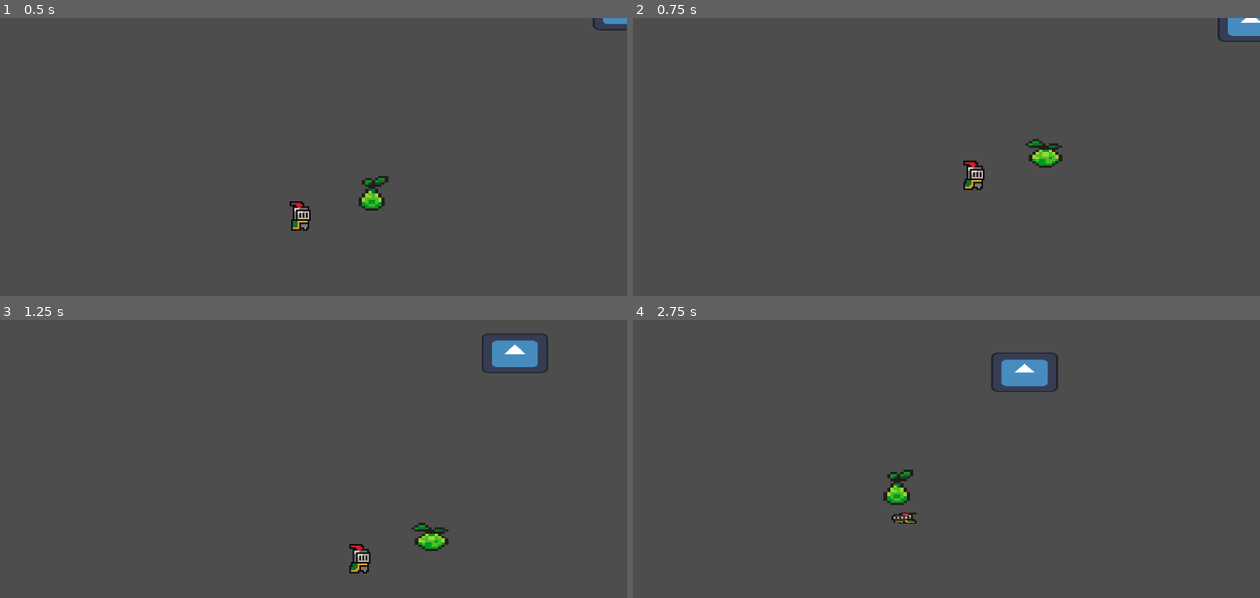
Above: before the commit, frames 1-4 (two rows, left to right).
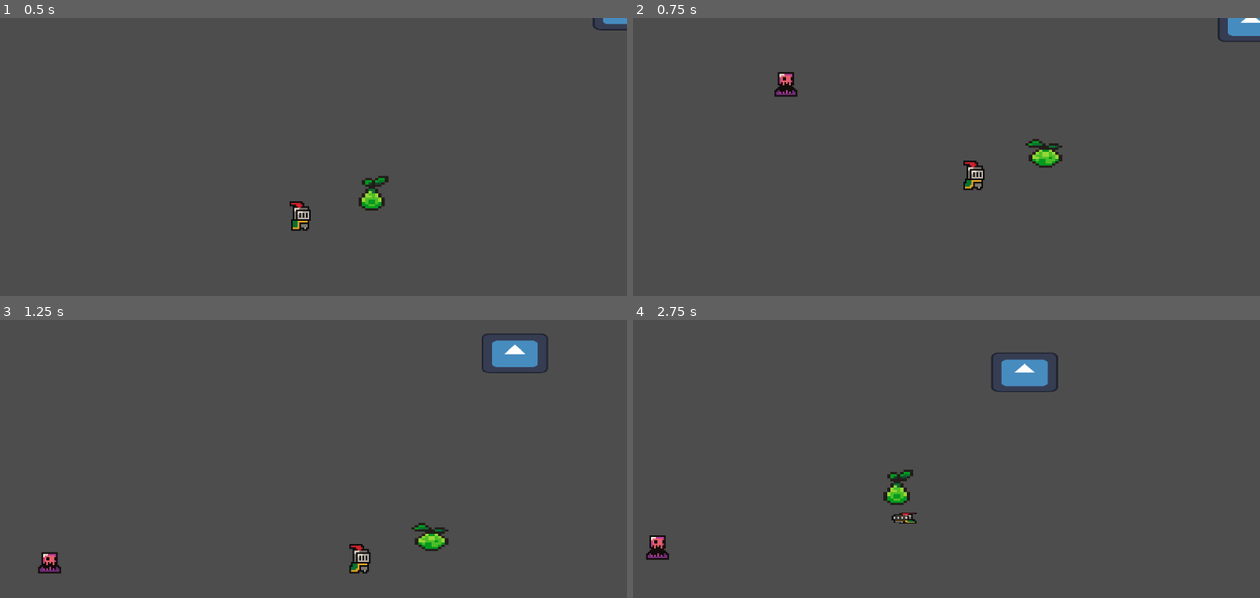
Above: after the commit, the same moments.

Repository: Luna264/candy-strike
Game: Godot game, scene res://levels/level_1.tscn
The game is run twice, just before and just after one commit, with the same random seed, the same clock (stepped at 60 frames per second) and the same inputs. The engine's default icon, where the game draws it, is replaced by a stand-in: a white triangle on a blue panel in a dark square.
Inputs (mouse positions are in pixels of both pictures, inside the frame that each line leads up to):
- Up to frame 1 (0.5 s): no input
- Up to frame 2 (0.75 s): tap Enter at 0.5 s; move the mouse to (1084, 176) at 0.52 s; hold D (right) from 0.53 s (still down); tap Space (jump) at 0.6 s
- Up to frame 3 (1.25 s): keep holding D (right); tap Space (jump) at 0.77, 1.07 s
- Up to frame 4 (2.75 s): move the mouse to (821, 514) at 1.27 s; click (821, 514) at 1.35 s; tap Space (jump) at 1.52, 1.55, 1.82, 2.3 s; move the mouse to (1009, 417) at 2.02 s; release D (right) at 2.03 s; hold A (left) from 2.03 s (still down); tap R (c_attack) at 2.1 s

Frame 1 is identical in both runs. In frame 2, 0.3% of the frame differs, in the area x 22-27%, y 19-29%; in frame 3, 0.2%; in frame 4, 0.3%.

Commit message:
wave spawner
spawns enemies on a wave system, and stops if total deaths exceeds a certain number

Diff:
--- a/levels/level_1.tscn
+++ b/levels/level_1.tscn
@@ -1,9 +1,11 @@
-[gd_scene load_steps=6 format=3 uid="uid://wpb33gohd6n1"]
+[gd_scene load_steps=8 format=3 uid="uid://wpb33gohd6n1"]
 
 [ext_resource type="PackedScene" uid="uid://dr2muauq4tijd" path="res://scenes/player.tscn" id="1_btoec"]
 [ext_resource type="PackedScene" uid="uid://djeboigret4lq" path="res://scenes/candycane.tscn" id="2_gwceb"]
 [ext_resource type="PackedScene" uid="uid://cnwbmgldjbxaf" path="res://scenes/boundaryTemp.tscn" id="3_l53as"]
+[ext_resource type="Script" uid="uid://3plydfi27bmp" path="res://scripts/spawn_holder_slime.gd" id="5_n46q3"]
 [ext_resource type="Script" uid="uid://dy5gn03cyk8v7" path="res://scripts/camera_2d.gd" id="6_5ot28"]
+[ext_resource type="Script" uid="uid://b23w3mfh8ex6c" path="res://scripts/level_manager.gd" id="6_btoec"]
 
 [sub_resource type="WorldBoundaryShape2D" id="WorldBoundaryShape2D_uwrxv"]
 
@@ -39,5 +41,33 @@
 script = ExtResource("6_5ot28")
 follow_node = NodePath("../player")
 
+[node name="SpawnHolderSLIME" type="Node2D" parent="."]
+position = Vector2(0, 2)
+script = ExtResource("5_n46q3")
+
+[node name="Spawner" type="Node2D" parent="SpawnHolderSLIME" groups=["SLIMEspawners"]]
+position = Vector2(109, 121)
+
+[node name="Spawner2" type="Node2D" parent="SpawnHolderSLIME" groups=["SLIMEspawners"]]
+position = Vector2(-248, 6)
+
+[node name="Spawner3" type="Node2D" parent="SpawnHolderSLIME" groups=["SLIMEspawners"]]
+position = Vector2(-26, 78)
+
+[node name="WaveTimer" type="Timer" parent="."]
+unique_name_in_owner = true
+wait_time = 0.6
+one_shot = true
+autostart = true
+
+[node name="LevelManager" type="Node2D" parent="." groups=["level_manager"]]
+script = ExtResource("6_btoec")
+
+[node name="Check" type="Timer" parent="LevelManager"]
+wait_time = 0.5
+autostart = true
+
 [connection signal="shakescreenplayer" from="player" to="Camera2D" method="_on_player_shakescreenplayer"]
 [connection signal="body_entered" from="player/candycane" to="player/candycane" method="attack_enemies"]
+[connection signal="timeout" from="WaveTimer" to="SpawnHolderSLIME" method="_on_wave_timer_timeout"]
+[connection signal="timeout" from="LevelManager/Check" to="LevelManager" method="_on_check_timeout"]
--- a/project.godot
+++ b/project.godot
@@ -26,6 +26,8 @@
 base_animation_player=""
 whip_animation_player=""
 detection=""
+SLIMEspawners=""
+level_manager=""
 
 [input]
 
--- a/scenes/enemys/bullet.tscn
+++ b/scenes/enemys/bullet.tscn
@@ -12,15 +12,15 @@
 [node name="bullet" type="CharacterBody2D" groups=["enemy"]]
 script = ExtResource("1_y25gk")
 
+[node name="Sprite2D" type="Sprite2D" parent="."]
+scale = Vector2(0.397625, 0.371275)
+texture = ExtResource("1_mkf8s")
+hframes = 12
+
 [node name="hitbox" type="Area2D" parent="."]
 
 [node name="CollisionShape2D" type="CollisionShape2D" parent="hitbox"]
 shape = SubResource("CircleShape2D_l5glv")
-
-[node name="Sprite2D" type="Sprite2D" parent="."]
-scale = Vector2(0.397625, 0.371275)
-texture = ExtResource("1_mkf8s")
-hframes = 12
 
 [node name="CollisionShape2D" type="CollisionShape2D" parent="."]
 shape = SubResource("CircleShape2D_y25gk")
--- a/scenes/enemys/chococake.tscn
+++ b/scenes/enemys/chococake.tscn
@@ -330,6 +330,10 @@
 shape = SubResource("CircleShape2D_qqjtv")
 disabled = true
 debug_color = Color(0.788218, 0.339548, 0.681222, 0.42)
+
+[node name="JumpTimer" type="Timer" parent="."]
+wait_time = 1.5
+autostart = true
 
 [connection signal="explode" from="." to="." method="_on_explode"]
 [connection signal="area_entered" from="hitbox" to="." method="_on_hitbox_area_entered"]
@@ -340,3 +344,4 @@
 [connection signal="animation_finished" from="AnimationPlayer" to="." method="_on_animation_player_animation_finished"]
 [connection signal="timeout" from="DamageTimer" to="." method="_on_damage_timer_timeout"]
 [connection signal="timeout" from="AttackTimer" to="." method="_on_attack_timer_timeout"]
+[connection signal="timeout" from="JumpTimer" to="." method="_on_jump_timer_timeout"]
--- /dev/null
+++ b/scenes/enemys/whip.tscn
@@ -0,0 +1,9 @@
+[gd_scene load_steps=3 format=3 uid="uid://dhnv2i7ie5u7b"]
+
+[ext_resource type="PackedScene" uid="uid://dktgcjci3yto6" path="res://scenes/enemys/whipChildren/whip2.tscn" id="1_u0fn8"]
+[ext_resource type="PackedScene" uid="uid://cu1w7icylyldk" path="res://scenes/enemys/whipChildren/base.tscn" id="2_xpmi8"]
+
+[node name="whipMain" instance=ExtResource("1_u0fn8")]
+
+[node name="whipBase" parent="." index="4" instance=ExtResource("2_xpmi8")]
+position = Vector2(0, -1)
--- a/scripts/camera_2d.gd
+++ b/scripts/camera_2d.gd
@@ -15,6 +15,18 @@
 	var slime = $"../slime"
 	if slime:
 		slime.shakescreen.connect(_on_slime_shakescreen)
+
+	var cloud = $"../flyingcloud"
+	if cloud:
+		cloud.shakescreen.connect(_on_cloud_shakescreen)
+
+	var whip = $"../flyingcloud"
+	if whip:
+		whip.shakescreen.connect(_on_whip_shakescreen)
+
+	var choco = $"../chococake"
+	if choco:
+		choco.shakescreen.connect(_on_choco_shakescreen)
 
 func _process(delta : float) -> void:
 	if follow_node:
@@ -44,11 +56,14 @@
 	add_trauma(0.2)
 	shake()
 
-func _on_flyingcloud_shakescreen() -> void:
+func _on_cloud_shakescreen() -> void:
 	add_trauma(0.1)
 	shake()
-
 
 func _on_whip_shakescreen() -> void:
 	add_trauma(0.1)
 	shake()
+
+func _on_choco_shakescreen() -> void:
+	add_trauma(0.1)
+	shake()
--- a/scripts/chococake.gd
+++ b/scripts/chococake.gd
@@ -22,14 +22,17 @@
 var first_stage = false
 var is_exploding = false
 var second_stage = false
+var is_jumping = false
+@onready var jump_timer: Timer = $JumpTimer
 
 func _physics_process(delta: float) -> void:
 	if not is_on_floor():
 		velocity += get_gravity() * delta
 
-	if not is_damaged and not is_exploding:
+	if not is_damaged and not is_exploding and not is_jumping:
 		var direction = (player.global_position - global_position).normalized()
 		velocity.x = speed * direction.x
+	face_player()
 
 	move_and_slide()
 
@@ -73,6 +76,7 @@
 
 	if health <= 0:
 		print("enemy dead")
+		get_tree().call_group("level", "enemy_death")
 		queue_free()
 
 	if detector.player_is == true:
@@ -80,19 +84,20 @@
 		first_stage = true
 
 	elif detector.player_is == false:
-		explode_timer -= delta
+		first_stage = false
+		explode_timer = 0.0
 	else:
 		explode_timer = max(0, explode_timer - delta)
 
 	if first_stage == true and not second_stage and not is_exploding:
 		animation_player.play("blow1")
 
-	if explode_timer > 0.5 and not is_exploding:
+	if explode_timer > 1 and not is_exploding:
 		first_stage = false
 		second_stage = true
 		animation_player.play("blow2")
 
-	if explode_timer > 0.8 and not is_exploding:
+	if explode_timer > 2 and not is_exploding:
 		first_stage = false
 		second_stage = false
 		is_exploding = true
@@ -127,3 +132,11 @@
 	first_stage = false
 	second_stage = false
 	animation_player.play("explode")
+
+func _on_jump_timer_timeout() -> void:
+	var direction = (player.global_position - global_position).normalized()
+	is_jumping = true
+	velocity.y = -350
+	velocity.x += 20 * direction.x
+	jump_timer.start()
+	is_jumping = false
--- a/scripts/enemy.gd
+++ b/scripts/enemy.gd
@@ -31,6 +31,7 @@
 
 	if health <= 0:
 		print("enemy dead")
+		get_tree().call_group("level", "enemy_death")
 		queue_free()
 
 
--- a/scripts/flyingcloud.gd
+++ b/scripts/flyingcloud.gd
@@ -33,6 +33,7 @@
 
 	if health <= 0:
 		print("enemy dead")
+		get_tree().call_group("level", "enemy_death")
 		queue_free()
 
 
--- /dev/null
+++ b/scripts/level_manager.gd
@@ -0,0 +1,10 @@
+extends Node2D
+
+
+@onready var totalDeaths = 0
+@onready var check: Timer = $Check
+
+
+func _on_check_timeout() -> void:
+	if totalDeaths >= 2:
+		print("levelover, from level manager")
--- a/scripts/player.gd
+++ b/scripts/player.gd
@@ -211,7 +211,3 @@
 	is_attacking = false
 	is_damaged = false
 	flash_in_progress = false
-
-
-func _on_shakescreenplayer() -> void:
-	pass # Replace with function body.
--- /dev/null
+++ b/scripts/spawn_holder_slime.gd
@@ -0,0 +1,52 @@
+extends Node2D
+
+
+@onready var current_level = 0
+@onready var max_level = 2
+@onready var level_manager = get_tree().get_first_node_in_group("level_manager")
+@onready var enemy_dict={ #level = key, enemy amount = value
+	1:1,
+	2:2
+}
+@onready var enemy =preload("res://scenes/enemys/slime.tscn")
+@onready var rand = RandomNumberGenerator.new()
+@onready var dead_enemies = 0
+
+@onready var wave_timer = get_node("%WaveTimer")
+#@onready var resets = 0 #if resets is greater than a certain value, next level
+
+func _ready():
+	add_to_group("level")
+
+func enemy_death():
+	print("enemy died")
+	dead_enemies += 1
+	level_manager.totalDeaths += 1
+	if dead_enemies == enemy_dict[current_level]: #searching for the monster dict key equal to current level
+		wave_timer.start()
+		dead_enemies = 0
+
+func spawn_enemies():
+	if max_level >= current_level:
+		for i in range(enemy_dict[current_level]): #the enemy number of the current level
+			var e = enemy.instantiate()
+
+			var spawn_length = get_child_count() - 1
+			var spawn_num = rand.randi_range(0, spawn_length)
+			var spawn_position = get_child(spawn_num).position
+
+			e.position = spawn_position
+			add_child(e)
+
+			await get_tree().create_timer(2.0).timeout
+	else:
+		print("LEVEL OVER! not spawning anymore")
+
+func update_level(level):
+	spawn_enemies()
+
+
+func _on_wave_timer_timeout() -> void:
+	print("finished level: ", current_level)
+	current_level += 1
+	update_level(current_level)
--- a/scripts/whip.gd
+++ b/scripts/whip.gd
@@ -31,6 +31,7 @@
 
 	if health <= 0:
 		print("enemy dead")
+		get_tree().call_group("level", "enemy_death")
 		queue_free()
 
 
--- /dev/null
+++ b/spawn_holder_slime.tscn
@@ -0,0 +1,15 @@
+[gd_scene load_steps=2 format=3 uid="uid://cj50ct1x5vf46"]
+
+[ext_resource type="Script" uid="uid://3plydfi27bmp" path="res://scripts/spawn_holder_slime.gd" id="1_uqkkn"]
+
+[node name="SpawnHolderSLIME" type="Node2D"]
+script = ExtResource("1_uqkkn")
+
+[node name="Spawner" type="Node2D" parent="." groups=["SLIMEspawners"]]
+position = Vector2(109, 121)
+
+[node name="Spawner2" type="Node2D" parent="." groups=["SLIMEspawners"]]
+position = Vector2(-248, 6)
+
+[node name="Spawner3" type="Node2D" parent="." groups=["SLIMEspawners"]]
+position = Vector2(-26, 78)
Not shown, added: scripts/level_manager.gd.uid
Not shown, added: scripts/spawn_holder_slime.gd.uid
